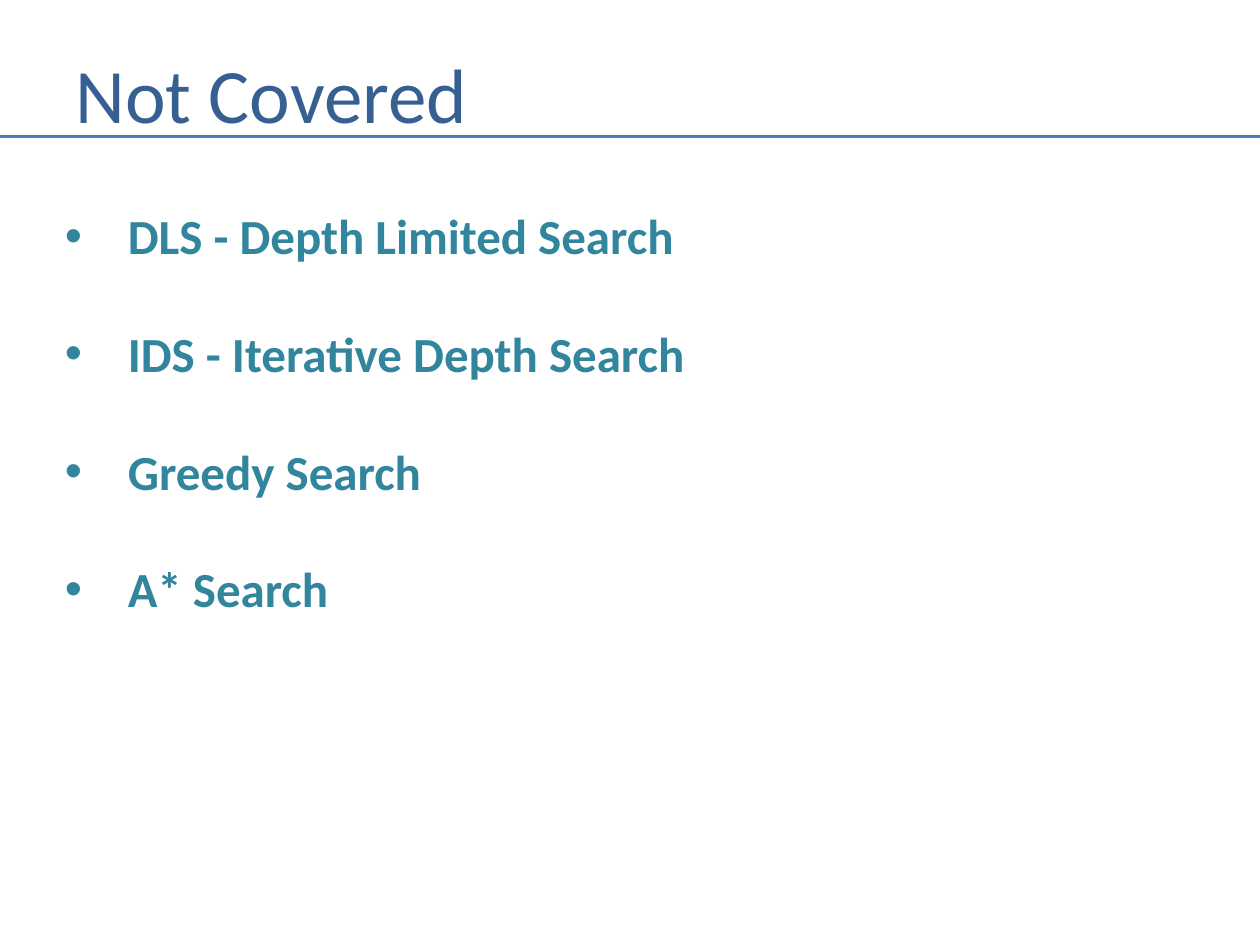
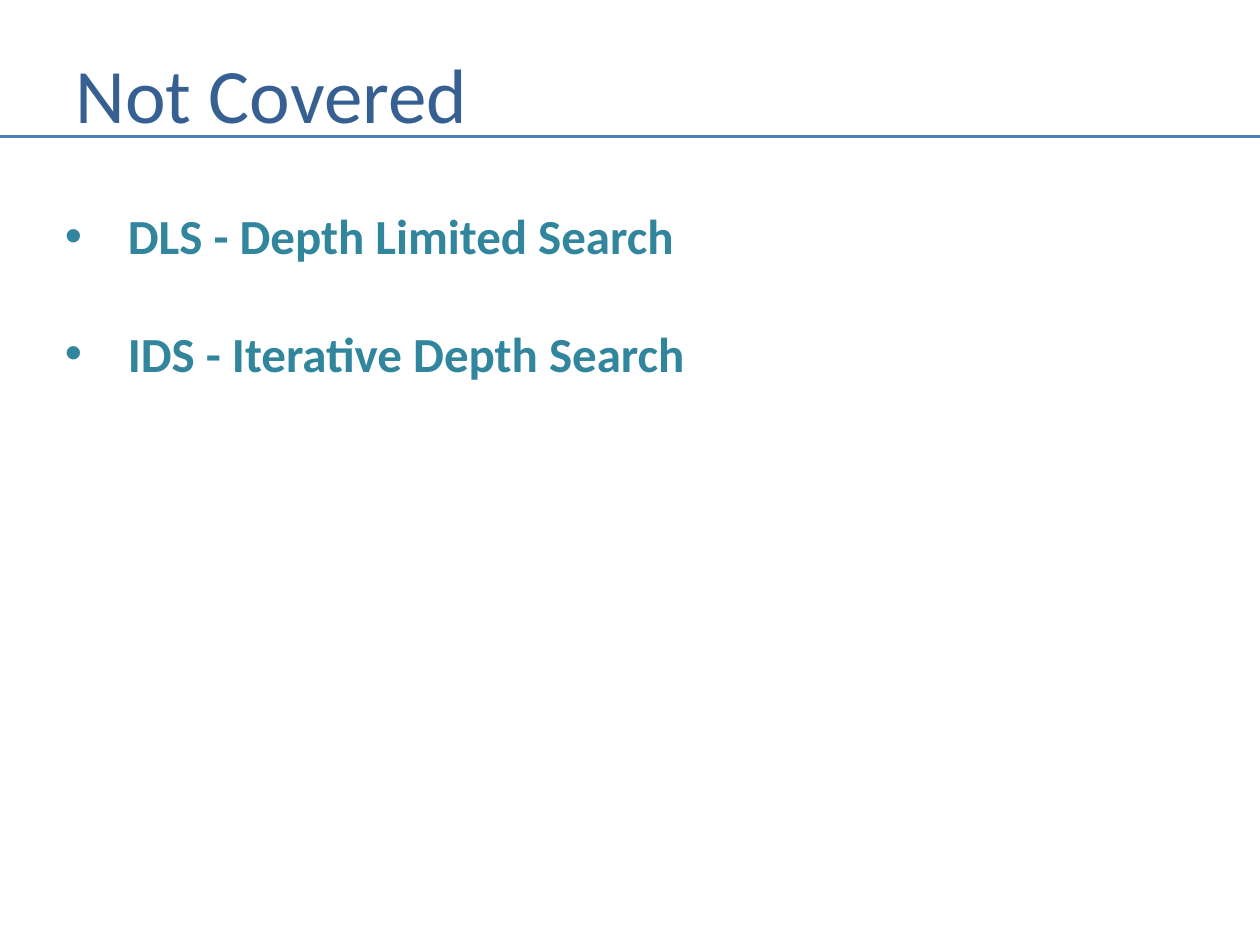
Before and after one commit to andrewferlitsch/Portland-Data-Science-Group, a slide deck: slide 23 of Presentations/AI - Graph Search.pptx. Drawn at 1260x945 pixels with LibreOffice and Linux fonts; fonts in the diff are those of the drawing. Boxes give left, top, right and bottom in pixels: in the first picture for what was removed or moved away, otherwise in the second. Text is boxed around its words. In the diff, an @@ line names an element or a change of style, - is before the commit and + after.

```diff
--- a/Presentations/AI - Graph Search.pptx
+++ b/Presentations/AI - Graph Search.pptx
@@ text at [128,455,421,608]: paragraphs removed @@
-• Greedy Search
-• A* Search
```
Also in this commit, not shown: 5 other slides changed.
